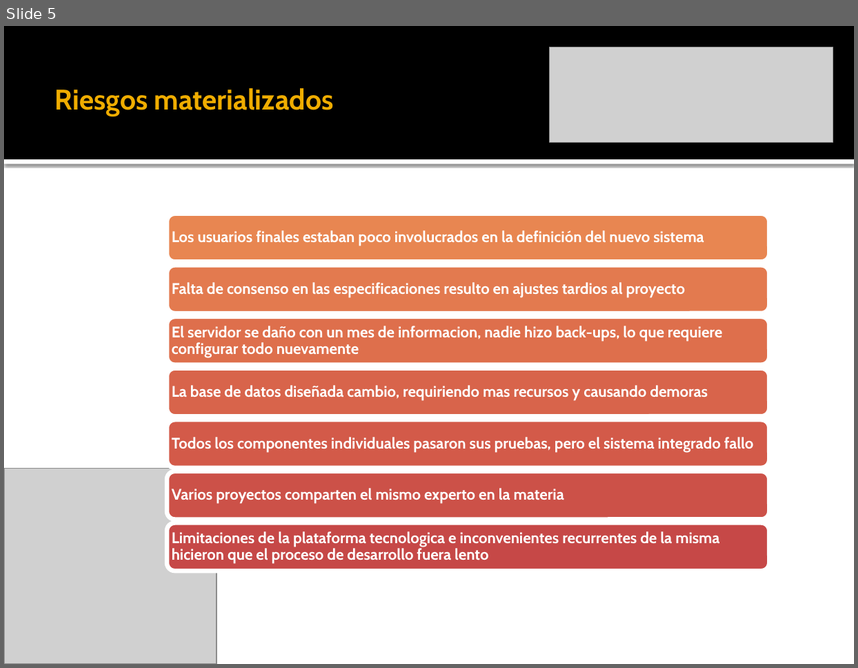
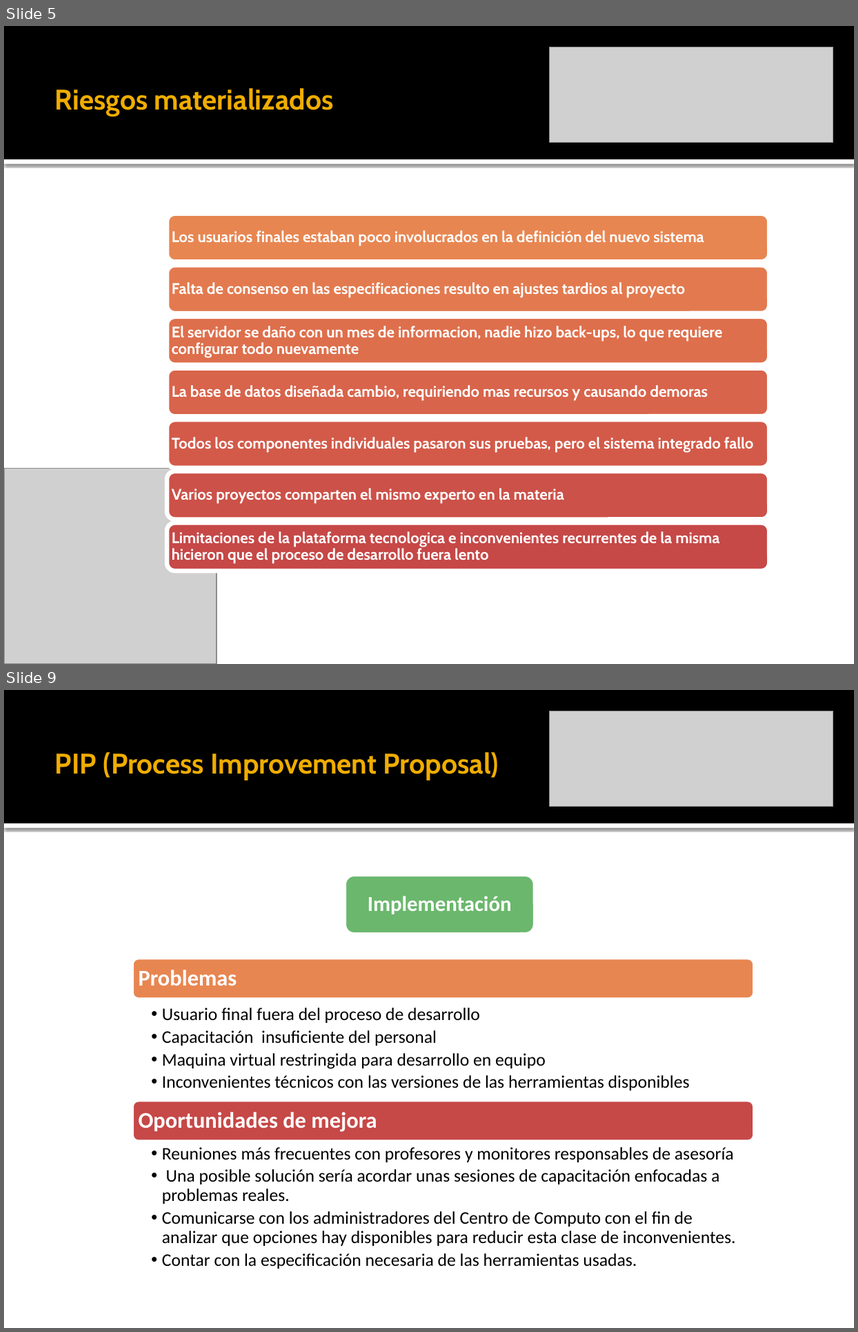
Before and after one commit to leseroth/ingenium-managment, a slide deck: CSOF5104 Mejoramiento de Procesos de Software/0806PostmortemProyectoECOS.pptx. Shown one above the other, each under a label of ours: slide 5 before the commit, slides 5 and 9 after it; the slides between them are not shown. The pictures are 858x668 and 858x1332 pixels, drawn with LibreOffice and Linux fonts; fonts in the diff are those of the drawing; grey boxes stand for pictures. Boxes give left, top, right and bottom in pixels: in the first picture for what was removed or moved away, otherwise in the second. Text is boxed around its words. In the diff, an @@ line names an element or a change of style, - is before the commit and + after.

```diff
--- a/CSOF5104 Mejoramiento de Procesos de Software/0806PostmortemProyectoECOS.pptx
+++ b/CSOF5104 Mejoramiento de Procesos de Software/0806PostmortemProyectoECOS.pptx
@@ slide 9 added at [4, 690, 854, 1328], background #FFFFFF; not listed: 2 template elements that a slide beside it also shows @@
@@ picture added at [550, 711, 833, 807] @@
@@ title added at [55, 752, 499, 780], 24 pt, text #F0AD00, bold @@
+PIP (Process Improvement Proposal)
@@ rounded rectangle added at [344, 874, 535, 935], fill #6BB76D, outline #FFFFFF 3.78 pt @@
@@ text added at [368, 896, 512, 914], 18 pt, text #FFFFFF, bold @@
+Implementación
@@ group added at [132, 957, 755, 1268]: 4 texts, 2 rounded rectangles @@
+Problemas
+  •• Usuario final fuera del proceso de desarrollo
+  •• Capacitación insuficiente del personal
+  •• Maquina virtual restringida para desarrollo en equipo
+  •• Inconvenientes técnicos con las versiones de las herramientas disponibles
+Oportunidades de mejora
+  •• Reuniones más frecuentes con profesores y monitores responsables de asesoría
+  •• Una posible solución sería acordar unas sesiones de capacitación enfocadas a problemas reales.
+  •• Comunicarse con los administradores del Centro de Computo con el fin de analizar que opciones hay disponibles para reducir esta clase de inconvenientes.
+  •• Contar con la especificación necesaria de las herramientas usadas.
```
Also in this commit, not shown: 1 slide changed, 3 other slides added, 1 slide removed.
